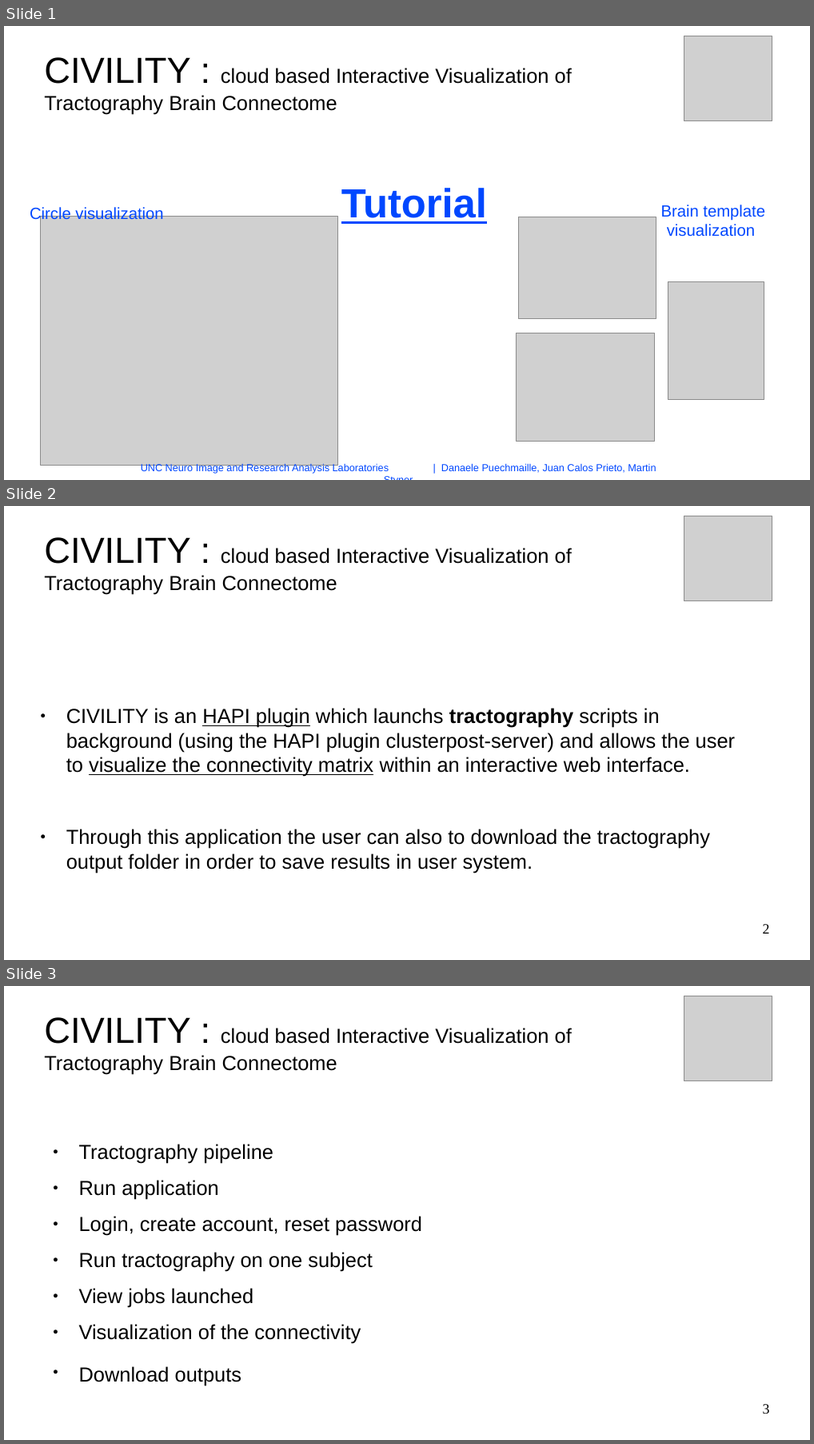
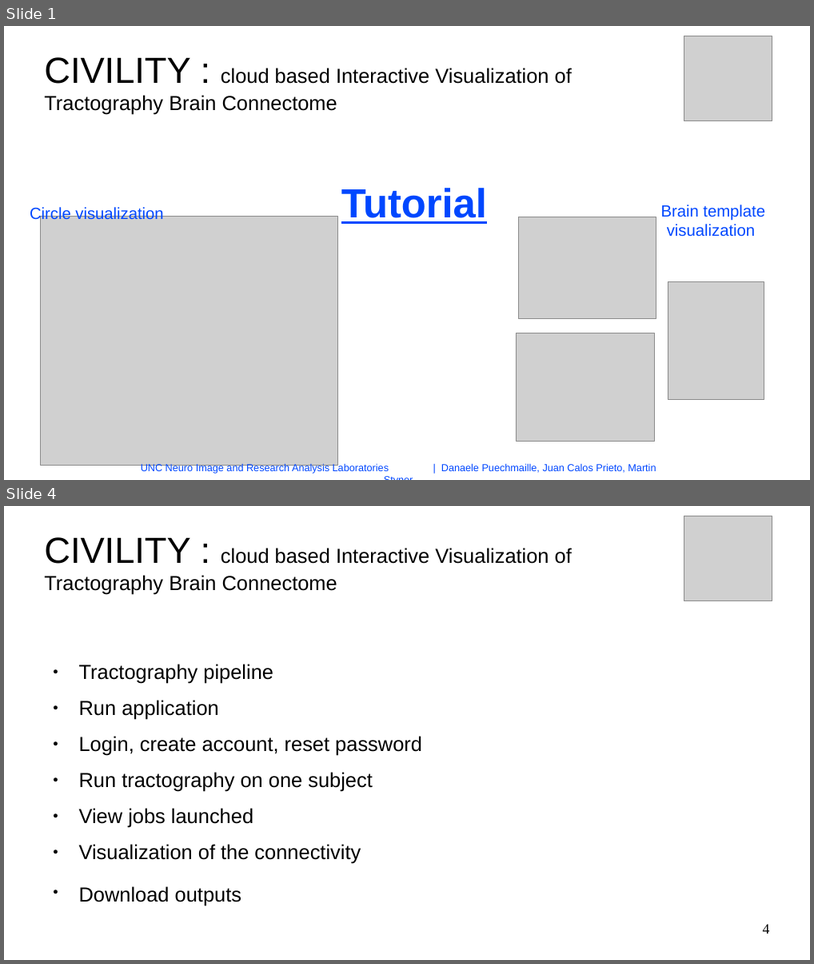
Before and after one commit to NIRALUser/CIVILITY, a slide deck: doc/tutorialCIVILITY.odp. Shown one above the other, each under a label of ours: slides 1, 2 and 3 before the commit, slides 1 and 4 after it; the slides between them are not shown. The pictures are 814x1444 and 814x964 pixels, drawn with LibreOffice and Linux fonts; fonts in the diff are those of the drawing; grey boxes stand for pictures; background and template pictures are left out. Boxes give left, top, right and bottom in pixels: in the first picture for what was removed or moved away, otherwise in the second. Text is boxed around its words. In the diff, an @@ line names an element or a change of style, - is before the commit and + after.

```diff
--- a/doc/tutorialCIVILITY.odp
+++ b/doc/tutorialCIVILITY.odp
@@ slide 2 removed at [4,506,810,960], background #FFFFFF @@
@@ picture removed at [685,516,772,601] @@
@@ title removed at [44,537,572,595] @@
-CIVILITY : cloud based Interactive Visualization of Tractography Brain Connectome
@@ text removed at [66,708,735,872] @@
-● CIVILITY is an HAPI plugin which launchs tractography scripts in background (using the HAPI plugin clusterpost-server) and allows the user to visualize the connectivity matrix within an interactive web interface.
-● Through this application the user can also to download the tractography output folder in order to save results in user system.
@@ page number removed at [763,924,770,933] @@
-2
@@ what was slide 3 is now slide 4 @@
@@ page number at [763,924,770,933]: text changed @@
-3
+4
```
Also in this commit, not shown: 2 slides changed, 2 slides added, 2 other files.
